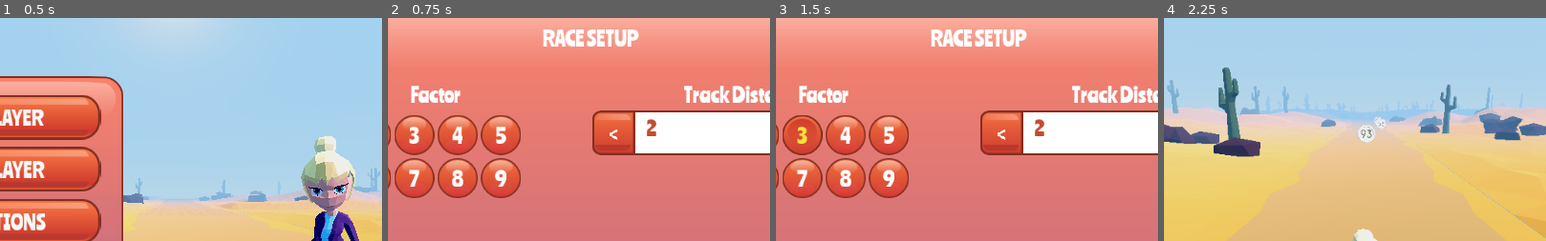
Above: before the commit, frames 1-4 (left to right).
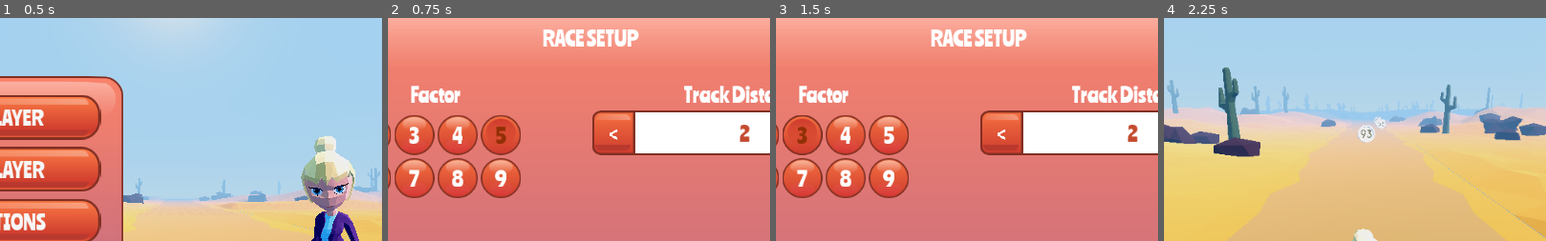
Above: after the commit, the same moments.

Repository: rans0000/math-runner
Game: Godot game, scene res://ui/MainMenu/HomeScreen.tscn
Two runs of this game, one before a commit and one after it. Both use one fixed random seed, a clock stepped at 60 frames per second and the inputs below.
Inputs:
- Up to frame 1 (0.5 s): no input
- Up to frame 2 (0.75 s): click "1 PLAYER" at 0.5 s
- Up to frame 3 (1.5 s): click "1 PLAYER" at 1.25 s
- Up to frame 4 (2.25 s): click "PLAY" at 2 s
The pictures show only the part of the screen within x 24-74%, y 10-60%; the shares and areas given below are measured in that part.

Frame 1 is identical in both runs. In frame 2, 0.8% of the frame differs, in the area x 26-95%, y 44-57%; in frame 3, 0.5%; in frame 4, nothing differs.

Commit message:
add all setting options to race setup popup UI

Diff:
--- a/ui/MainMenu/MainMenu.tscn
+++ b/ui/MainMenu/MainMenu.tscn
@@ -5,20 +5,14 @@
 [ext_resource path="res://ui/Themes/MainTheme/main_theme.tres" type="Theme" id=3]
 
 [node name="MainMenu" type="Control"]
-anchor_left = 0.5
-anchor_top = 0.5
-anchor_right = 0.5
-anchor_bottom = 0.5
-margin_left = -512.0
-margin_top = -300.0
-margin_right = 512.0
-margin_bottom = 300.0
+anchor_right = 1.0
+anchor_bottom = 1.0
 size_flags_horizontal = 8
 size_flags_vertical = 4
 theme = ExtResource( 3 )
 script = ExtResource( 1 )
 __meta__ = {
-"_edit_use_anchors_": false
+"_edit_use_anchors_": true
 }
 
 [node name="Panel" type="Panel" parent="."]
--- a/ui/Popup/Popup.gd
+++ b/ui/Popup/Popup.gd
@@ -1,28 +1,32 @@
 extends Control
 
 var regex = RegEx.new()
-var prev_distance
+var prev_distance = ""
 onready var Global = get_node("/root/Global")
 onready var popup = $Popup
 export (NodePath) var button_wrapper_node
 export (NodePath) var btn_numeric_node
 export (NodePath) var distance_input_node
+export (NodePath) var error_text_node
 onready var button_wrapper = get_node(button_wrapper_node)
 onready var btn_numeric = get_node(btn_numeric_node)
 onready var input_distance = get_node(distance_input_node)
+onready var error_text = get_node(error_text_node)
 
 
 
 func _ready():
+	regex.compile("^[0-9]*$")
 	prev_distance = String(Global.distance)
-	regex.compile("^[0-9]+$")
-	input_distance.text = prev_distance
+	input_distance.set_text(prev_distance)
+
 	for i in range(2,10):
 		var button = btn_numeric.duplicate()
 		button.text = String(i)
 		button.visible = true
 		button.connect("button_up", self, "on_number_select", [i])
 		button_wrapper.add_child(button)
+		button.set_pressed(Global.number == i)
 	pass
 
 
@@ -33,6 +37,10 @@
 
 
 func _on_BtnPlay_button_up():
+	var dist = input_distance.get_text()
+	var distance = int(dist) if validate_distance(dist) else INF
+	Global.distance = distance
+	popup.visible = false
 	Global.goto_scene("res://Environment/World/World.tscn")
 
 
@@ -43,17 +51,29 @@
 
 
 
-func _on_InputDistance_text_changed():
-	var new_text = input_distance.get_text()
+func _on_InputDistance_text_changed(new_text):
 	var text = ""
 	var reg_result = regex.search(new_text)
 	if reg_result:
-		print(reg_result.get_string())
 		text = new_text
 		prev_distance = new_text
 	else:
-		print("----")
 		text = prev_distance
 	input_distance.set_text(text)
-	input_distance.cursor_set_column(text.length())
-	print(text)
+	input_distance.set_cursor_position(text.length())
+	toggle_error_mssg(text)
+
+
+
+func toggle_error_mssg(text):
+	error_text.visible = !validate_distance(text)
+
+
+
+func validate_distance(text):
+	return !(text.length() == 0 or text == "0" or text == "00")
+
+
+
+func _on_popup_toggle():
+	toggle_error_mssg(prev_distance)
--- a/ui/Popup/Popup.tscn
+++ b/ui/Popup/Popup.tscn
@@ -23,6 +23,9 @@
 texture = ExtResource( 8 )
 region_rect = Rect2( 0, 0, 56, 60 )
 
+[sub_resource type="DynamicFont" id=4]
+font_data = ExtResource( 4 )
+
 [node name="Control" type="Control"]
 anchor_right = 1.0
 anchor_bottom = 1.0
@@ -31,11 +34,12 @@
 theme = ExtResource( 5 )
 script = ExtResource( 1 )
 __meta__ = {
-"_edit_use_anchors_": false
+"_edit_use_anchors_": true
 }
 button_wrapper_node = NodePath("Popup/MarginContainer/Panel/MarginContainer/VBoxContainer/OptionsWrapper/FactorWrapper/HBoxContainer/ButtonWrapper")
 btn_numeric_node = NodePath("Popup/MarginContainer/Panel/MarginContainer/VBoxContainer/OptionsWrapper/FactorWrapper/HBoxContainer/ButtonWrapper/BtnNumeric")
 distance_input_node = NodePath("Popup/MarginContainer/Panel/MarginContainer/VBoxContainer/OptionsWrapper/DistWrapper/HBoxContainer/InputDistance")
+error_text_node = NodePath("Popup/MarginContainer/Panel/MarginContainer/VBoxContainer/OptionsWrapper/DistWrapper/ErrorText")
 
 [node name="ColorRect" type="ColorRect" parent="."]
 anchor_right = 1.0
@@ -153,6 +157,7 @@
 custom_colors/font_color = Color( 1, 1, 1, 1 )
 custom_colors/font_color_hover = Color( 0.960784, 0.886275, 0.227451, 1 )
 custom_colors/font_color_pressed = Color( 0.568627, 0.188235, 0.0196078, 1 )
+toggle_mode = true
 group = ExtResource( 9 )
 text = "0"
 
@@ -181,26 +186,42 @@
 margin_right = 58.0
 margin_bottom = 60.0
 rect_min_size = Vector2( 58, 60 )
+mouse_default_cursor_shape = 2
 theme = ExtResource( 6 )
 text = "<"
 
-[node name="InputDistance" type="TextEdit" parent="Popup/MarginContainer/Panel/MarginContainer/VBoxContainer/OptionsWrapper/DistWrapper/HBoxContainer"]
+[node name="InputDistance" type="LineEdit" parent="Popup/MarginContainer/Panel/MarginContainer/VBoxContainer/OptionsWrapper/DistWrapper/HBoxContainer"]
 margin_left = 58.0
 margin_right = 352.0
 margin_bottom = 60.0
 size_flags_horizontal = 3
+align = 1
+max_length = 2
+context_menu_enabled = false
 
 [node name="BtnPlus" type="Button" parent="Popup/MarginContainer/Panel/MarginContainer/VBoxContainer/OptionsWrapper/DistWrapper/HBoxContainer"]
 margin_left = 352.0
 margin_right = 410.0
 margin_bottom = 60.0
 rect_min_size = Vector2( 58, 60 )
+mouse_default_cursor_shape = 2
 theme = ExtResource( 6 )
 custom_styles/hover = SubResource( 2 )
 custom_styles/focus = SubResource( 2 )
 custom_styles/normal = SubResource( 3 )
 text = ">"
 
+[node name="ErrorText" type="Label" parent="Popup/MarginContainer/Panel/MarginContainer/VBoxContainer/OptionsWrapper/DistWrapper"]
+visible = false
+margin_top = 104.0
+margin_right = 410.0
+margin_bottom = 125.0
+size_flags_horizontal = 3
+custom_fonts/font = SubResource( 4 )
+custom_colors/font_color = Color( 0.509804, 0.188235, 0.141176, 1 )
+text = "You will run endlessly if no distance is specified "
+align = 1
+
 [node name="ActionWrapper" type="HBoxContainer" parent="Popup/MarginContainer/Panel/MarginContainer/VBoxContainer"]
 margin_top = 380.0
 margin_right = 824.0
@@ -214,6 +235,7 @@
 margin_right = 392.0
 margin_bottom = 60.0
 rect_min_size = Vector2( 250, 60 )
+mouse_default_cursor_shape = 2
 text = "CLOSE"
 
 [node name="BtnPlay" type="Button" parent="Popup/MarginContainer/Panel/MarginContainer/VBoxContainer/ActionWrapper"]
@@ -221,7 +243,10 @@
 margin_right = 682.0
 margin_bottom = 60.0
 rect_min_size = Vector2( 250, 60 )
+mouse_default_cursor_shape = 2
 text = "PLAY"
+[connection signal="about_to_show" from="Popup" to="." method="_on_popup_toggle"]
+[connection signal="popup_hide" from="Popup" to="." method="_on_popup_toggle"]
 [connection signal="text_changed" from="Popup/MarginContainer/Panel/MarginContainer/VBoxContainer/OptionsWrapper/DistWrapper/HBoxContainer/InputDistance" to="." method="_on_InputDistance_text_changed"]
 [connection signal="button_up" from="Popup/MarginContainer/Panel/MarginContainer/VBoxContainer/ActionWrapper/BtnClose" to="." method="_on_BtnClose_button_up"]
 [connection signal="pressed" from="Popup/MarginContainer/Panel/MarginContainer/VBoxContainer/ActionWrapper/BtnPlay" to="." method="_on_BtnPlay_button_up"]
--- a/ui/Themes/MainTheme/main_theme.tres
+++ b/ui/Themes/MainTheme/main_theme.tres
@@ -6,6 +6,12 @@
 [ext_resource path="res://ui/Themes/MainTheme/Textures/panel_bg.png" type="Texture" id=4]
 [ext_resource path="res://ui/Themes/MainTheme/Textures/tab_item_active.png" type="Texture" id=5]
 [ext_resource path="res://ui/Themes/MainTheme/Textures/tab_item_default.png" type="Texture" id=6]
+
+[sub_resource type="StyleBoxFlat" id=7]
+bg_color = Color( 1, 1, 1, 1 )
+border_width_top = 3
+border_width_bottom = 3
+border_color = Color( 0.509804, 0.188235, 0.141176, 1 )
 
 [sub_resource type="StyleBoxTexture" id=1]
 texture = ExtResource( 4 )
@@ -73,6 +79,19 @@
 Label/constants/shadow_offset_y = 1
 Label/fonts/font = null
 Label/styles/normal = null
+LineEdit/colors/clear_button_color = Color( 0.88, 0.88, 0.88, 1 )
+LineEdit/colors/clear_button_color_pressed = Color( 1, 1, 1, 1 )
+LineEdit/colors/cursor_color = Color( 0.94, 0.94, 0.94, 1 )
+LineEdit/colors/font_color = Color( 0.772549, 0.298039, 0.192157, 1 )
+LineEdit/colors/font_color_selected = Color( 0, 0, 0, 1 )
+LineEdit/colors/font_color_uneditable = Color( 0.88, 0.88, 0.88, 0.5 )
+LineEdit/colors/selection_color = Color( 0.49, 0.49, 0.49, 1 )
+LineEdit/constants/minimum_spaces = 12
+LineEdit/fonts/font = null
+LineEdit/icons/clear = null
+LineEdit/styles/focus = null
+LineEdit/styles/normal = SubResource( 7 )
+LineEdit/styles/read_only = null
 Panel/styles/panel = SubResource( 1 )
 TabContainer/colors/font_color_bg = Color( 1, 1, 1, 1 )
 TabContainer/colors/font_color_disabled = Color( 0.9, 0.9, 0.9, 0.2 )
Not shown: 1 places in ui/Popup/Popup.tscn that only renumber resources
Not shown: 1 places in ui/Themes/MainTheme/main_theme.tres that only renumber resources
